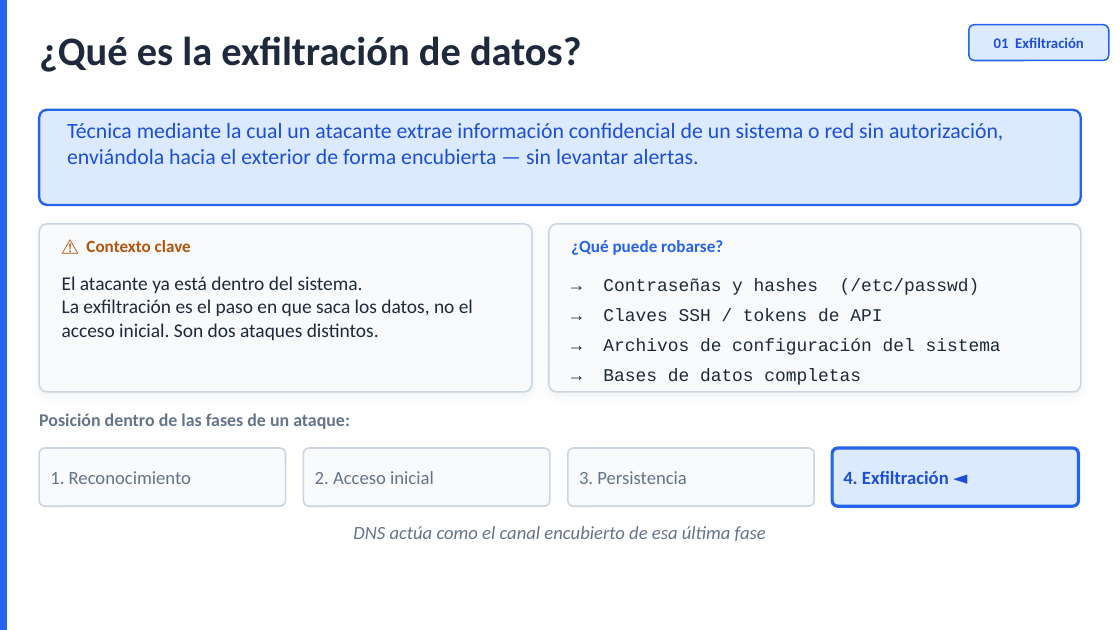
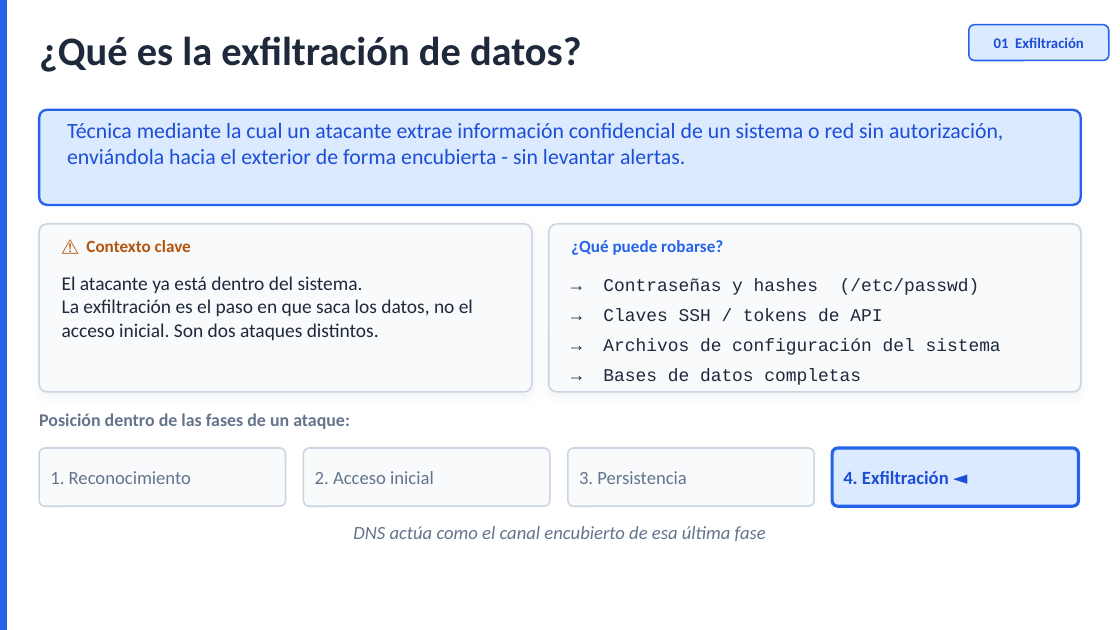
Before and after one commit to Fulish-code/Offensive-DNS_Expo, a slide deck: slide 2 of presentacion/exfiltracion-dns-v2.pptx. Drawn at 1120x630 pixels with LibreOffice and Linux fonts; fonts in the diff are those of the drawing. Boxes give left, top, right and bottom in pixels: in the first picture for what was removed or moved away, otherwise in the second. Text is boxed around its words. In the diff, an @@ line names an element or a change of style, - is before the commit and + after.

```diff
--- a/presentacion/exfiltracion-dns-v2.pptx
+++ b/presentacion/exfiltracion-dns-v2.pptx
@@ text at <box>67,123,1003,164</box>: text changed @@
-Técnica mediante la cual un atacante extrae información confidencial de un sistema o red sin autorización, enviándola hacia el exterior de forma encubierta — sin levantar alertas.
+Técnica mediante la cual un atacante extrae información confidencial de un sistema o red sin autorización, enviándola hacia el exterior de forma encubierta - sin levantar alertas.
```
Also in this commit, not shown: 3 other slides changed, 2 other files.
